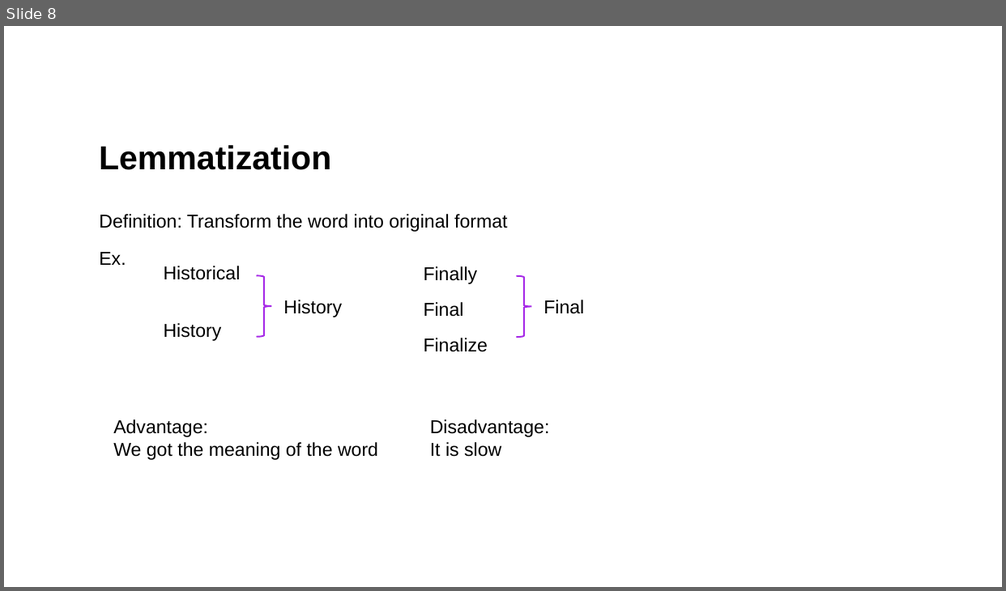
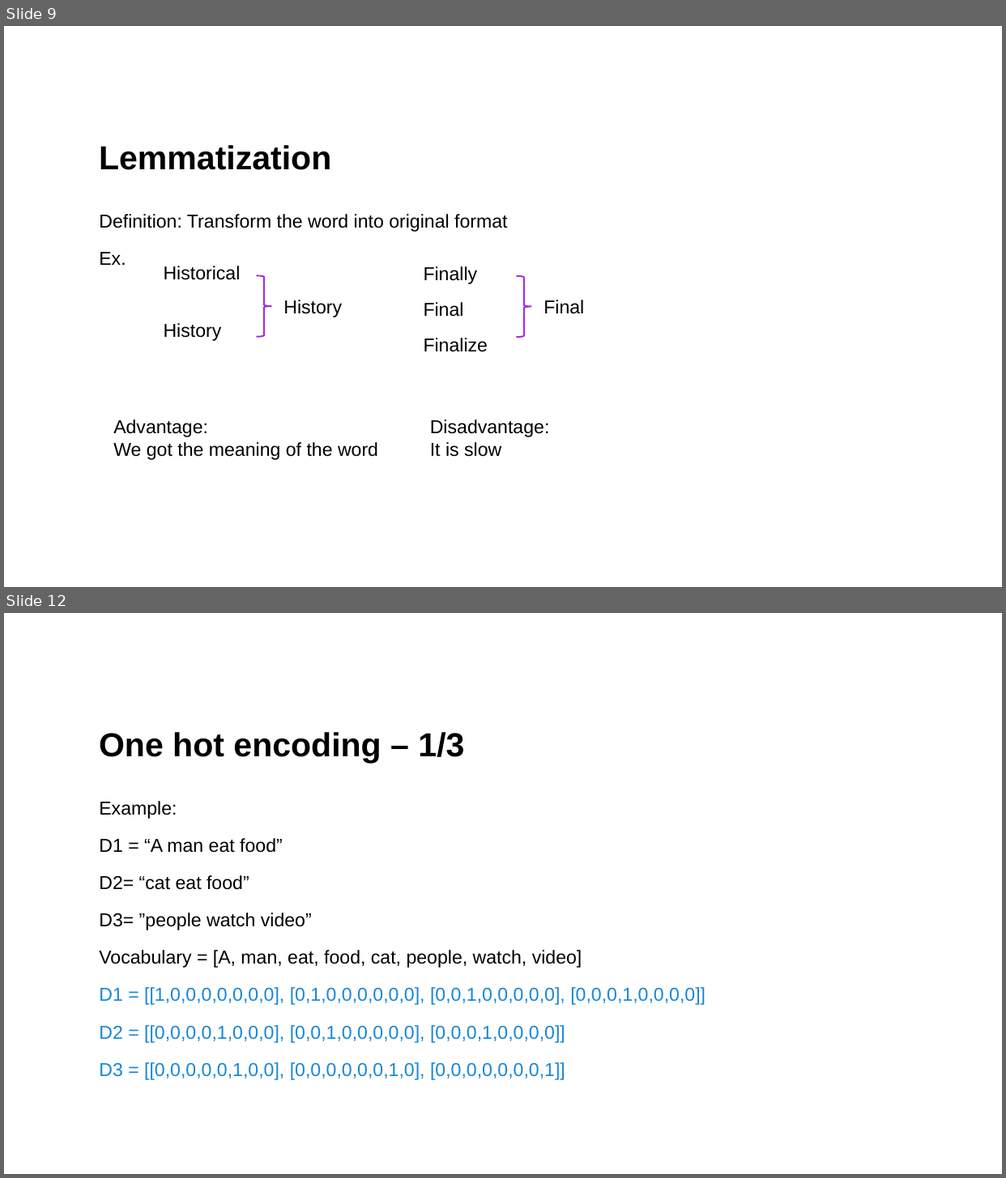
Before and after one commit to mictsung/NLP, a slide deck: Generative ai.pptx. Shown one above the other, each under a label of ours: slide 8 before the commit, slides 9 and 12 after it; the slides between them are not shown. The pictures are 1006x591 and 1006x1178 pixels, drawn with LibreOffice and Linux fonts; fonts in the diff are those of the drawing. Boxes give left, top, right and bottom in pixels: in the first picture for what was removed or moved away, otherwise in the second. Text is boxed around its words. In the diff, an @@ line names an element or a change of style, - is before the commit and + after.

```diff
--- a/Generative ai.pptx
+++ b/Generative ai.pptx
@@ slide 12 added at (4,613,1002,1174), background #FFFFFF @@
@@ title added at (99,732,464,763), 32 pt, text #000000, bold @@
+One hot encoding – 1/3
@@ text added at (99,801,705,1080), 18 pt, text #1787D5 @@
+Example:
+D1 = “A man eat food”
+D2= “cat eat food”
+D3= ”people watch video”
+Vocabulary = [A, man, eat, food, cat, people, watch, video]
+D1 = [[1,0,0,0,0,0,0,0], [0,1,0,0,0,0,0,0], [0,0,1,0,0,0,0,0], [0,0,0,1,0,0,0,0]]
+D2 = [[0,0,0,0,1,0,0,0], [0,0,1,0,0,0,0,0], [0,0,0,1,0,0,0,0]]
+D3 = [[0,0,0,0,0,1,0,0], [0,0,0,0,0,0,1,0], [0,0,0,0,0,0,0,1]]
@@ what was slide 8 is now slide 9 @@
```
Also in this commit, not shown: 2 slides changed, 14 other slides added, 1 slide removed.
